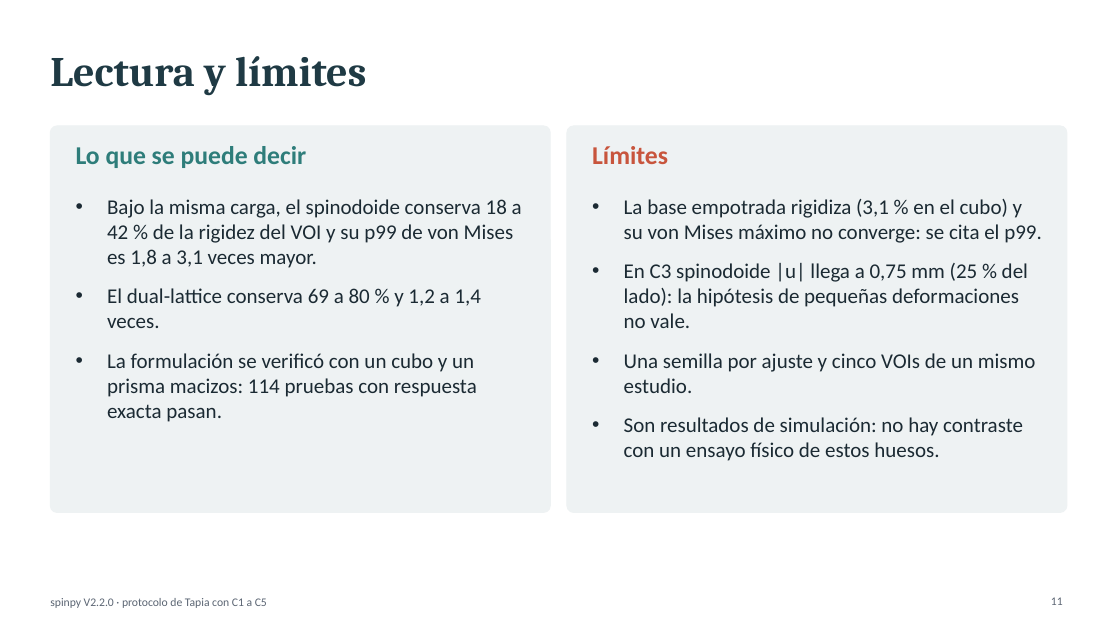
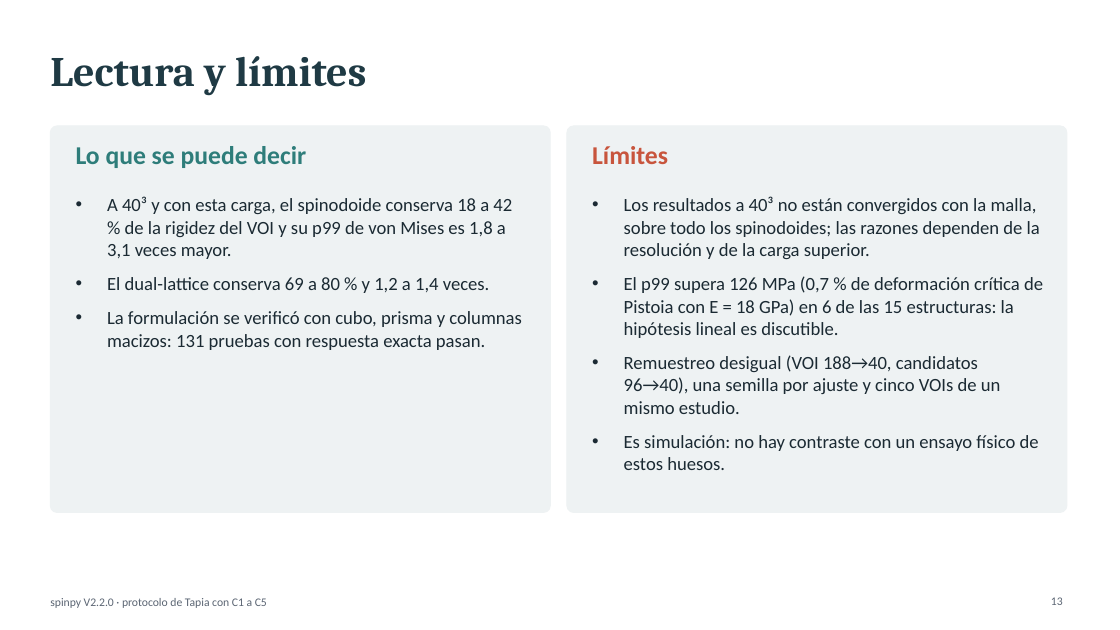
Before and after one commit to cgt1989/spinpy, a slide deck: slide 13 of comparativa_motores/tapia_c1_c5/Tapia_C1_C5.pptx (slide 11 before the commit). Drawn at 1120x630 pixels with LibreOffice and Linux fonts; fonts in the diff are those of the drawing. Boxes give left, top, right and bottom in pixels: in the first picture for what was removed or moved away, otherwise in the second. Text is boxed around its words. In the diff, an @@ line names an element or a change of style, - is before the commit and + after.

```diff
--- a/comparativa_motores/tapia_c1_c5/Tapia_C1_C5.pptx
+++ b/comparativa_motores/tapia_c1_c5/Tapia_C1_C5.pptx
@@ text at <box>107,196,512,259</box>: text changed; size 18 to 16 pt @@
-• Bajo la misma carga, el spinodoide conserva 18 a 42 % de la rigidez del VOI y su p99 de von Mises es 1,8 a 3,1 veces mayor.
+• A 40³ y con esta carga, el spinodoide conserva 18 a 42 % de la rigidez del VOI y su p99 de von Mises es 1,8 a 3,1 veces mayor.
@@ text at <box>624,196,1043,470</box>: text changed; size 18 to 16 pt @@
-• La base empotrada rigidiza (3,1 % en el cubo) y su von Mises máximo no converge: se cita el p99.
-• En C3 spinodoide |u| llega a 0,75 mm (25 % del lado): la hipótesis de pequeñas deformaciones no vale.
-• Una semilla por ajuste y cinco VOIs de un mismo estudio.
-• Son resultados de simulación: no hay contraste con un ensayo físico de estos huesos.
+• Los resultados a 40³ no están convergidos con la malla, sobre todo los spinodoides; las razones dependen de la resolución y de la carga superior.
+• El p99 supera 126 MPa (0,7 % de deformación crítica de Pistoia con E = 18 GPa) en 6 de las 15 estructuras: la hipótesis lineal es discutible.
+• Remuestreo desigual (VOI 188→40, candidatos 96→40), una semilla por ajuste y cinco VOIs de un mismo estudio.
+• Es simulación: no hay contraste con un ensayo físico de estos huesos.
@@ text at <box>107,277,490,293</box>: size 18 to 16 pt in "El dual-lattice conserva 69 a 80 % ..."; less space between paragraphs @@
@@ text at <box>107,311,521,350</box>: text changed; size 18 to 16 pt @@
-• La formulación se verificó con un cubo y un prisma macizos: 114 pruebas con respuesta exacta pasan.
+• La formulación se verificó con cubo, prisma y columnas macizos: 131 pruebas con respuesta exacta pasan.
```
Also in this commit, not shown: 11 other slides changed, 2 slides added, 7 other files.
